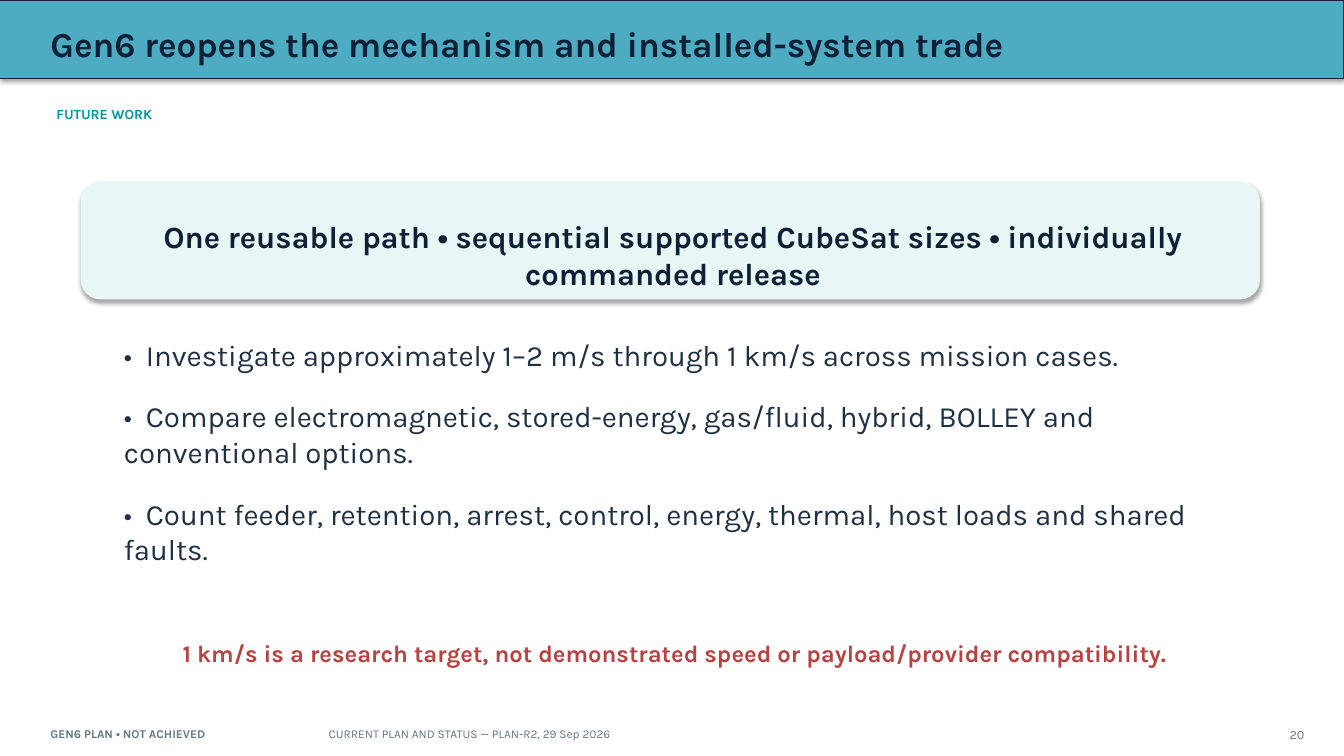
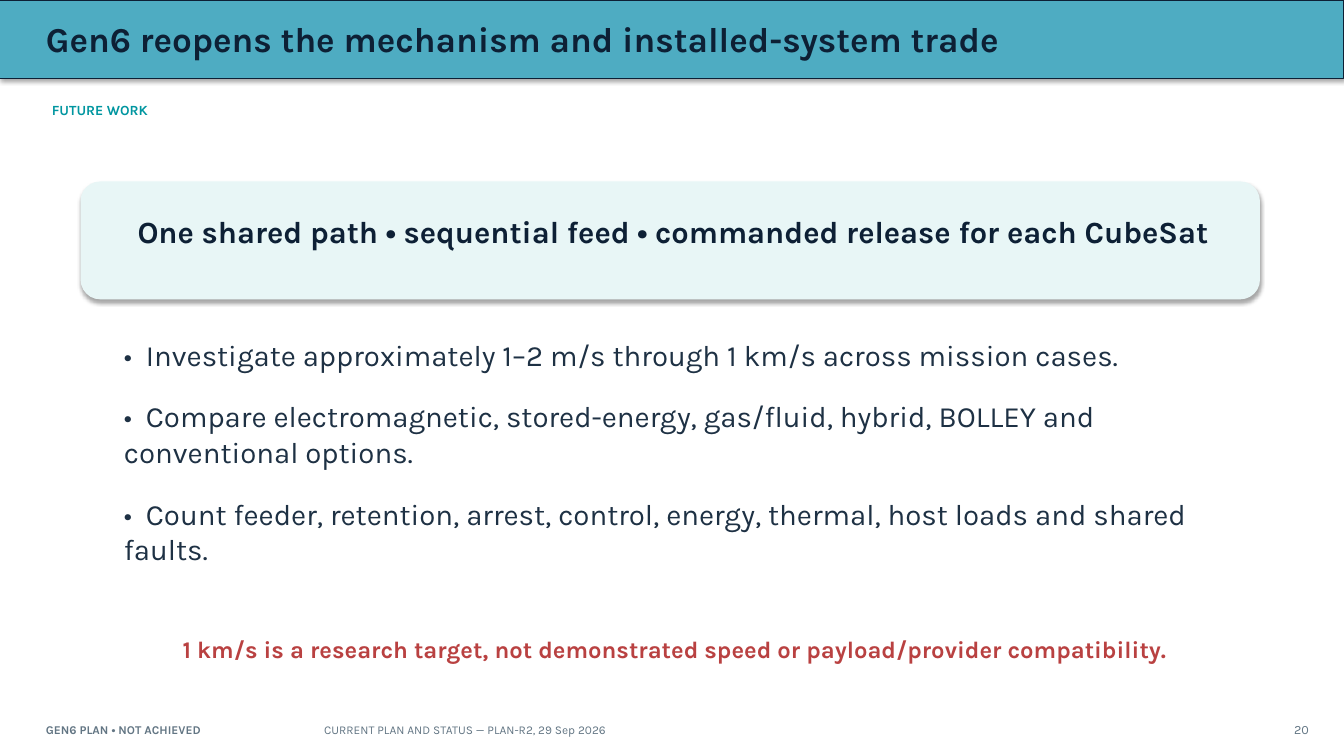
Before and after one commit to aaaaaaaaaaaavm/VOLLEY-thesis, a slide deck: slide 20 of university/final_review_2026_10_10/VOLLEY_Final_Review_2026-10-10.pptx. Drawn at 1344x756 pixels with LibreOffice and Linux fonts; fonts in the diff are those of the drawing. Boxes give left, top, right and bottom in pixels: in the first picture for what was removed or moved away, otherwise in the second. Text is boxed around its words. In the diff, an @@ line names an element or a change of style, - is before the commit and + after.

```diff
--- a/university/final_review_2026_10_10/VOLLEY_Final_Review_2026-10-10.pptx
+++ b/university/final_review_2026_10_10/VOLLEY_Final_Review_2026-10-10.pptx
@@ text at (x1=138, y1=221, x2=1209, y2=251): text changed @@
-One reusable path • sequential supported CubeSat sizes • individually commanded release
+One shared path • sequential feed • commanded release for each CubeSat
@@ 6 texts moved together from (x1=50, y1=32, x2=1305, y2=741) to (x1=46, y1=27, x2=1309, y2=737) @@
```
Also in this commit, not shown: 3 other slides changed, 16 other files.
